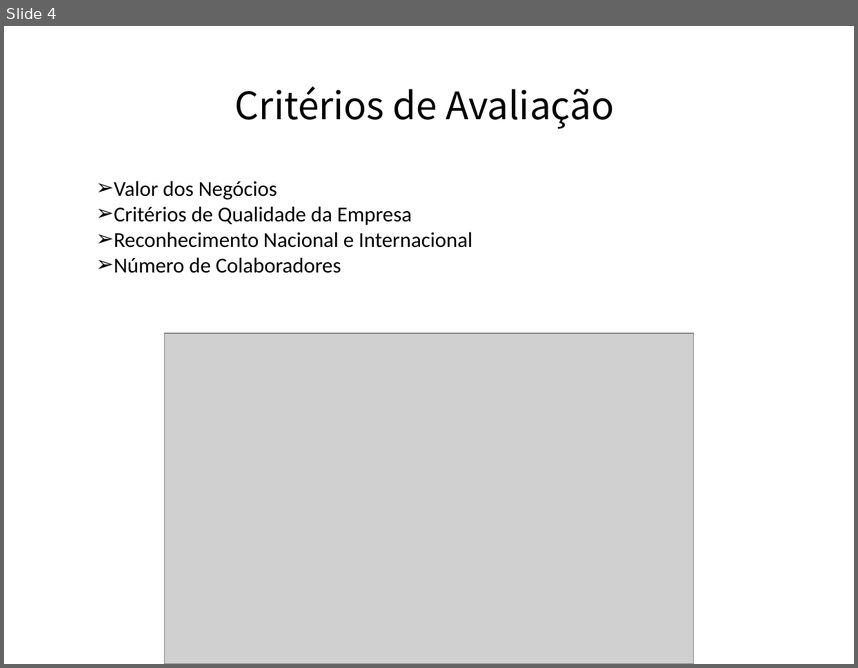
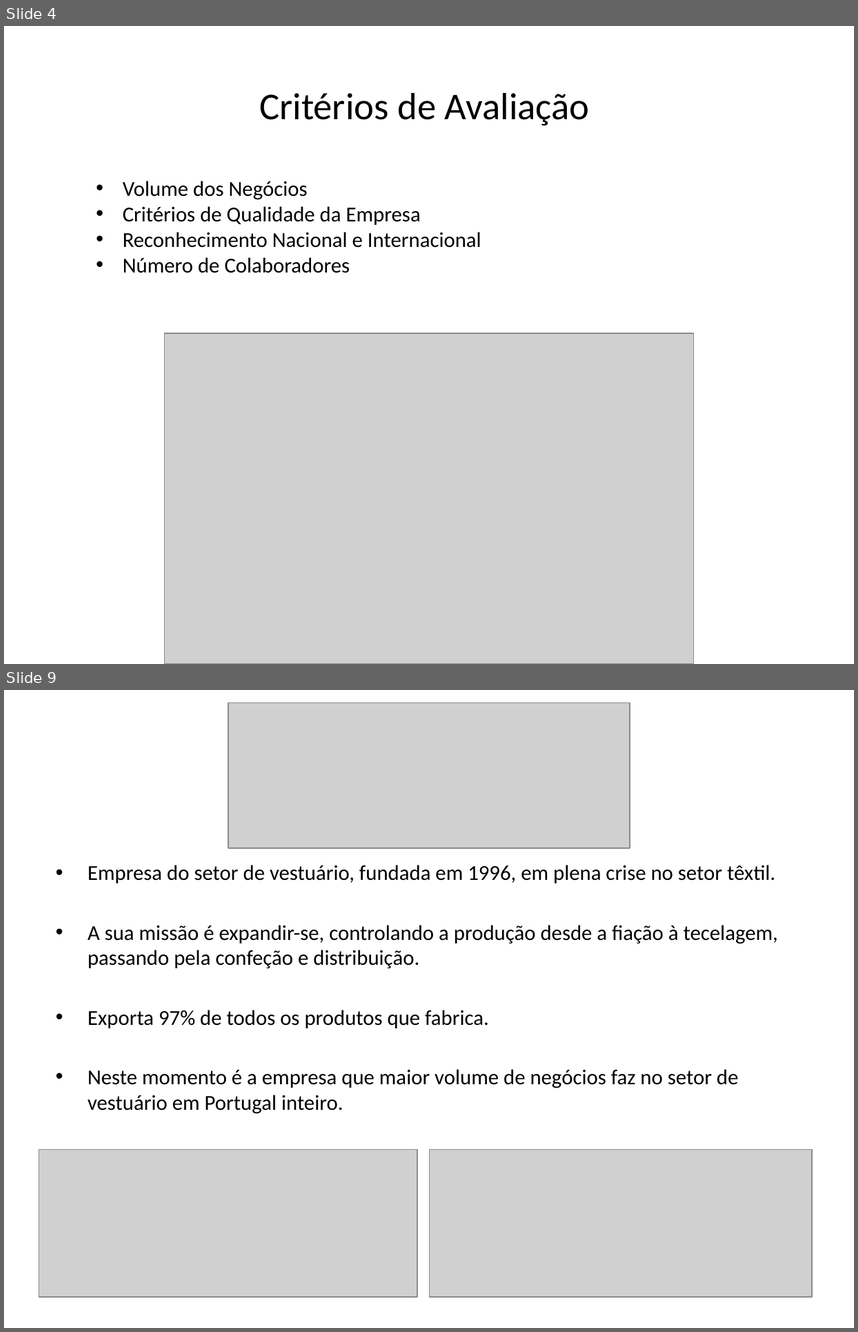
Before and after one commit to afonsoni/Micro-Projeto, a slide deck: 5 Principais Industrias Transformadoras do Porto.pptx. Shown one above the other, each under a label of ours: slide 4 before the commit, slides 4 and 9 after it; the slides between them are not shown. The pictures are 858x668 and 858x1332 pixels, drawn with LibreOffice and Linux fonts; fonts in the diff are those of the drawing; grey boxes stand for pictures. Boxes give left, top, right and bottom in pixels: in the first picture for what was removed or moved away, otherwise in the second. Text is boxed around its words. In the diff, an @@ line names an element or a change of style, - is before the commit and + after.

```diff
--- a/5 Principais Industrias Transformadoras do Porto.pptx
+++ b/5 Principais Industrias Transformadoras do Porto.pptx
@@ slide 9 added at (x1=4, y1=690, x2=854, y2=1328), background #FFFFFF @@
@@ picture added at (x1=228, y1=702, x2=630, y2=848) @@
@@ text added at (x1=87, y1=865, x2=778, y2=1114), 18 pt, text #000000 @@
+• Empresa do setor de vestuário, fundada em 1996, em plena crise no setor têxtil.
+• A sua missão é expandir-se, controlando a produção desde a fiação à tecelagem, passando pela confeção e distribuição.
+• Exporta 97% de todos os produtos que fabrica.
+• Neste momento é a empresa que maior volume de negócios faz no setor de vestuário em Portugal inteiro.
@@ picture added at (x1=39, y1=1149, x2=417, y2=1296) @@
@@ picture added at (x1=430, y1=1149, x2=813, y2=1296) @@
@@ slide 4 changed as well @@
@@ title "Critérios de Avaliação" at (x1=259, y1=93, x2=590, y2=125): font Noto Sans CJK SC to Calibri @@
@@ text at (x1=123, y1=181, x2=308, y2=200): text changed @@
-➢ Valor dos Negócios
+• Volume dos Negócios
@@ text at (x1=123, y1=206, x2=481, y2=273): bullet ➢ to • @@
```
Also in this commit, not shown: 4 other slides changed, 5 other slides added.
